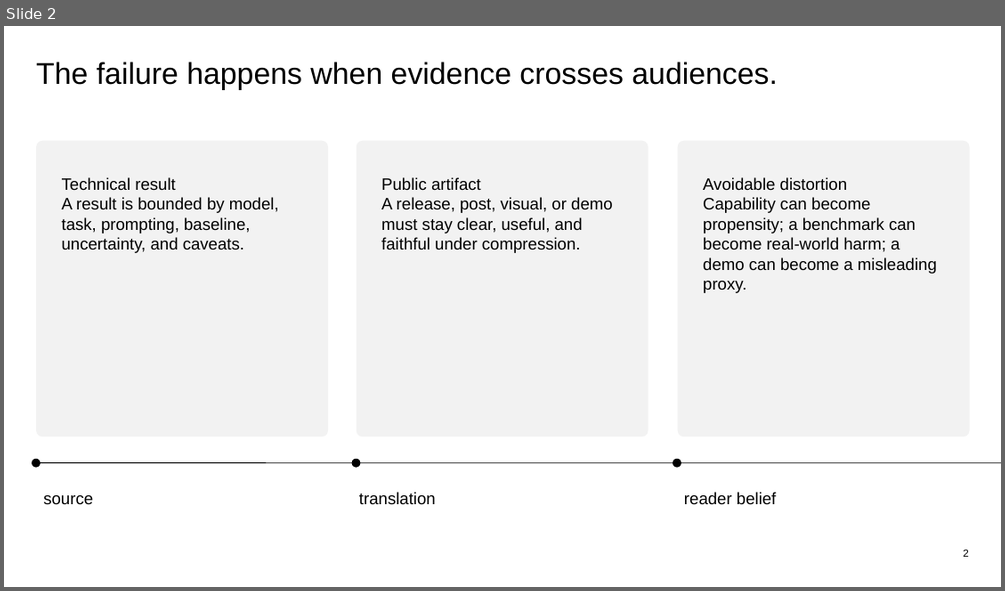
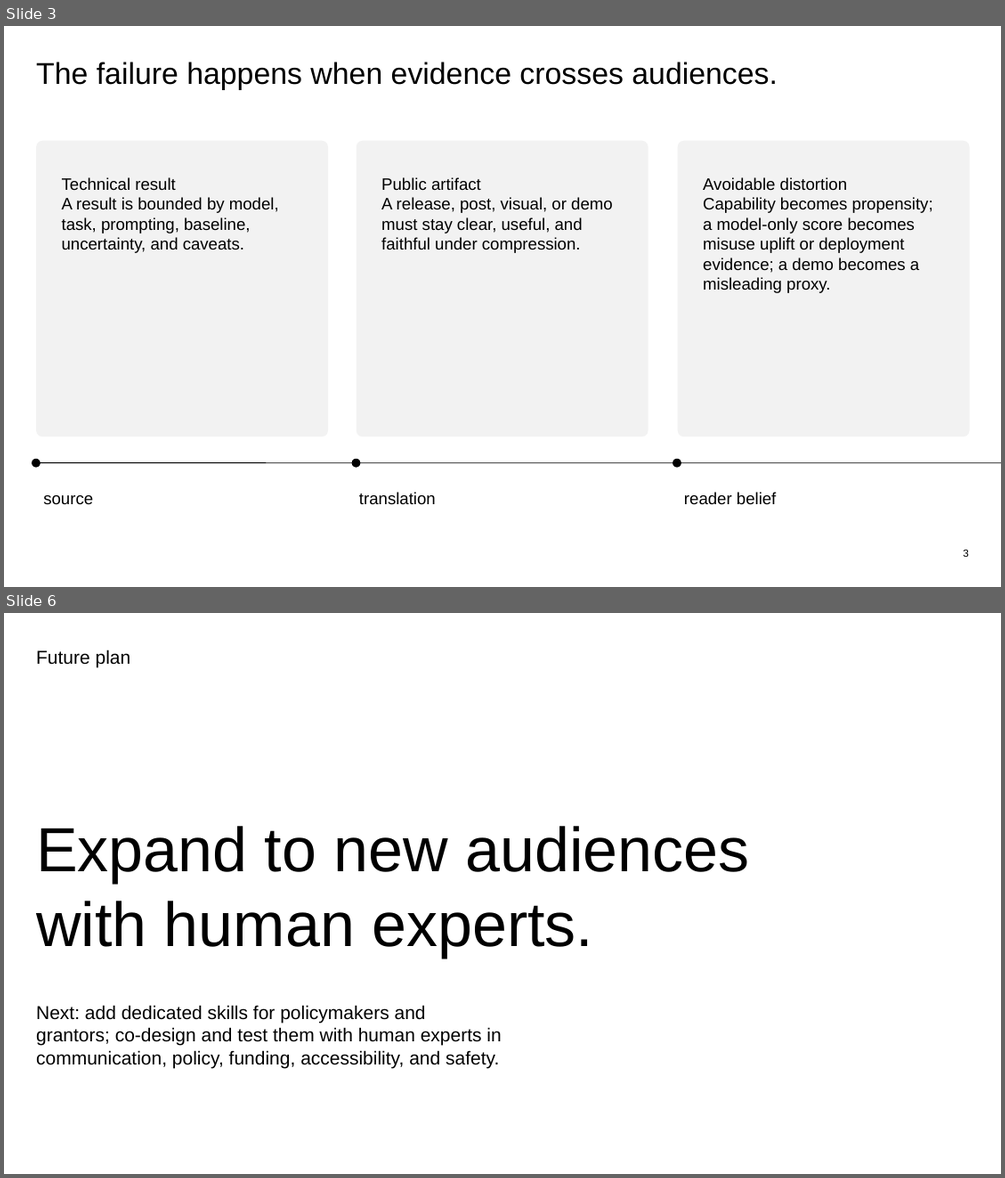
Before and after one commit to mychiffonn/comm-ai-safety, a slide deck: outputs/comm-ai-safety-pitch.pptx. Shown one above the other, each under a label of ours: slide 2 before the commit, slides 3 and 6 after it; the slides between them are not shown. The pictures are 1005x591 and 1005x1178 pixels, drawn with LibreOffice and Linux fonts; fonts in the diff are those of the drawing. Boxes give left, top, right and bottom in pixels: in the first picture for what was removed or moved away, otherwise in the second. Text is boxed around its words. In the diff, an @@ line names an element or a change of style, - is before the commit and + after.

Commit message:
Update skills and pitch

```diff
--- a/outputs/comm-ai-safety-pitch.pptx
+++ b/outputs/comm-ai-safety-pitch.pptx
@@ slide 6 added at <box>4,613,1001,1174</box>, background #FFFFFF @@
@@ text added at <box>36,649,131,667</box>, 18 pt, text #000000 @@
+Future plan
@@ text added at <box>36,826,749,957</box>, 60 pt, text #000000 @@
+Expand to new audiences with human experts.
@@ text added at <box>36,1005,501,1068</box>, 18 pt, text #000000 @@
+Next: add dedicated skills for policymakers and grantors; co-design and test them with human experts in communication, policy, funding, accessibility, and safety.
@@ what was slide 2 is now slide 3 @@
@@ slide 3 changed as well @@
@@ text at <box>703,197,933,293</box>: text changed @@
-Capability can become propensity; a benchmark can become real-world harm; a demo can become a misleading proxy.
+Capability becomes propensity; a model-only score becomes misuse uplift or deployment evidence; a demo becomes a misleading proxy.
@@ text at <box>963,549,968,556</box>: text changed @@
-2
+3
```
Also in this commit, not shown: 3 other slides changed, 2 other slides added, 1 slide removed, 20 other files.
